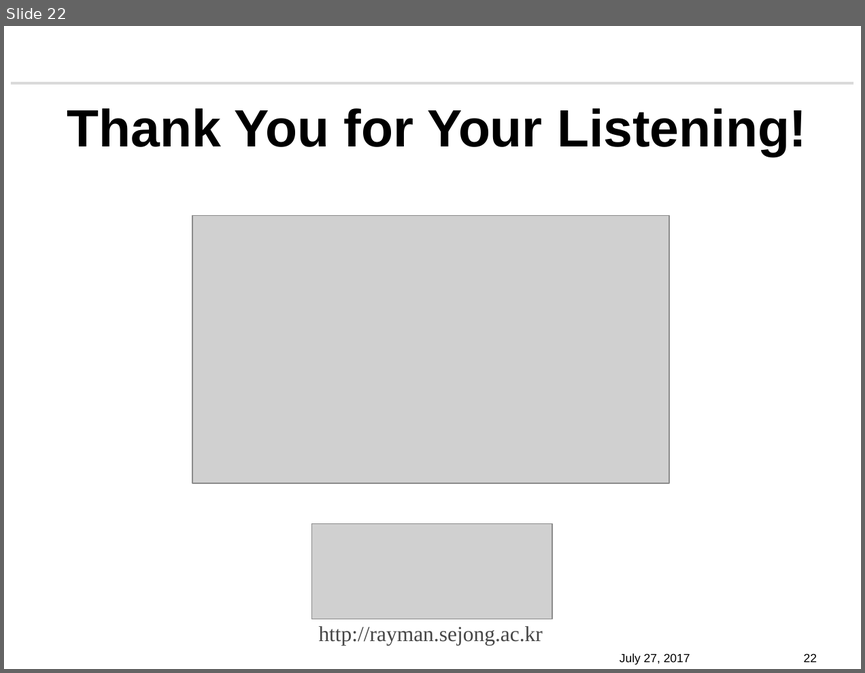
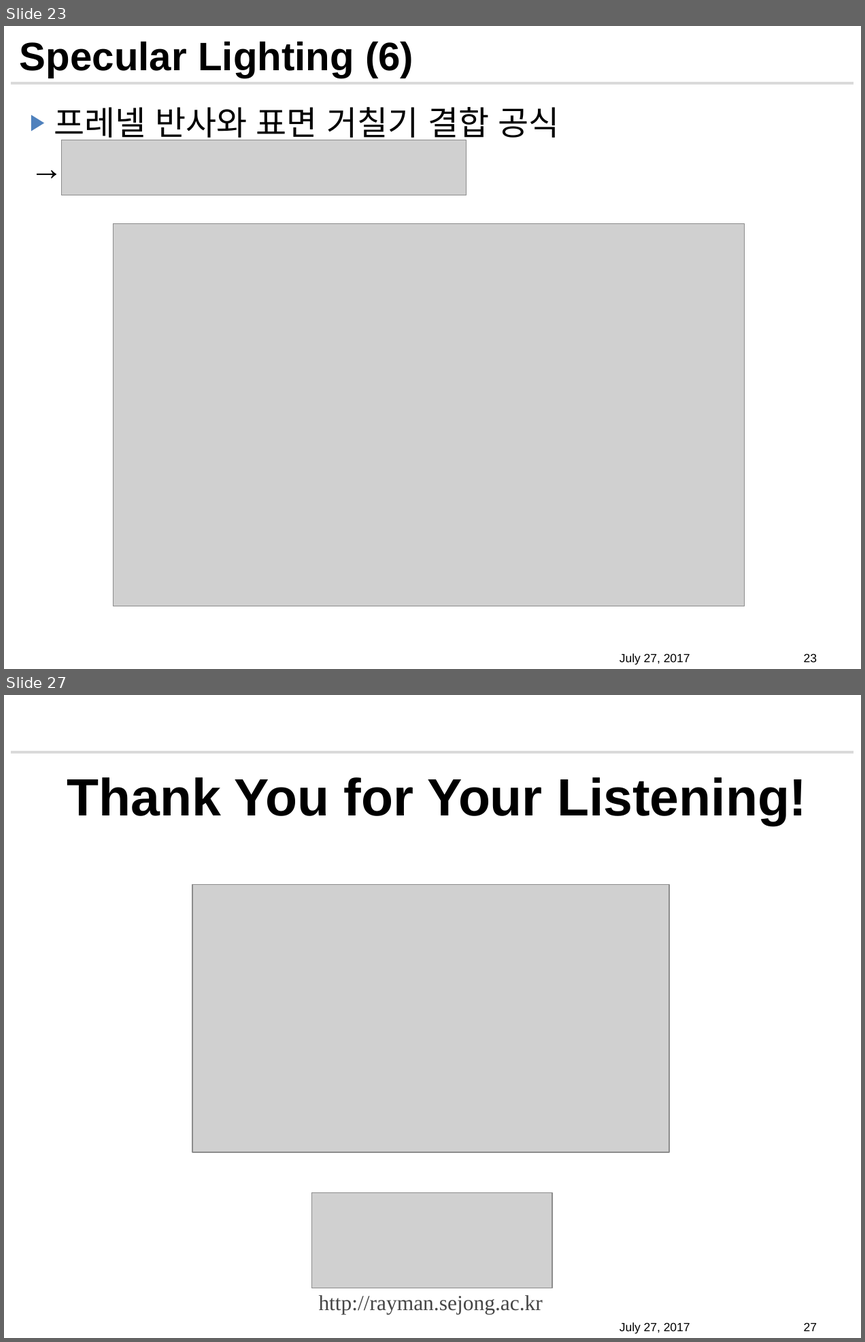
Before and after one commit to GomTangOng/Semina-Directx12, a slide deck: DX12_PROJECT/Presentation/DirectX12_CH8_조명.pptx. Shown one above the other, each under a label of ours: slide 22 before the commit, slides 23 and 27 after it; the slides between them are not shown. The pictures are 865x673 and 865x1342 pixels, drawn with LibreOffice and Linux fonts; fonts in the diff are those of the drawing; grey boxes stand for pictures; background and template pictures are left out. Boxes give left, top, right and bottom in pixels: in the first picture for what was removed or moved away, otherwise in the second. Text is boxed around its words. In the diff, an @@ line names an element or a change of style, - is before the commit and + after.

Commit message:
Fix CH8 Lighting

```diff
--- a/DX12_PROJECT/Presentation/DirectX12_CH8_조명.pptx
+++ b/DX12_PROJECT/Presentation/DirectX12_CH8_조명.pptx
@@ slide 23 added at [4,26,861,669], background #FFFFFF; not listed: 1 template element that a slide beside it also shows @@
@@ title added at [20,41,413,78], 33.3 pt, text #000000, bold @@
+Specular Lighting (6)
@@ text added at [54,107,560,143], 28 pt, text #000000 @@
+▶ 프레넬 반사와 표면 거칠기 결합 공식
+→
@@ picture added at [61,140,466,195] @@
@@ picture added at [113,224,745,606] @@
@@ text added at [619,653,690,665], 10 pt, text #000000 @@
+July 27, 2017
@@ page number added at [804,653,817,662], 10 pt, text #000000 @@
+23
@@ what was slide 22 is now slide 27 @@
@@ page number at [804,1322,817,1331]: text changed @@
-22
+27
```
Also in this commit, not shown: 4 slides changed, 4 other slides added.
